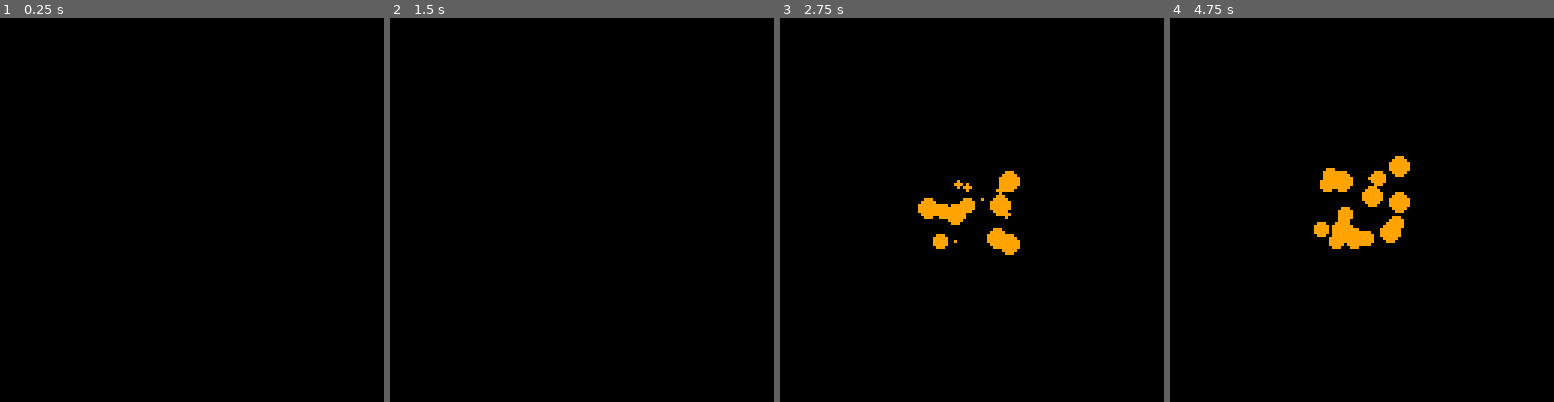
Above: before the commit, frames 1-4 (left to right).
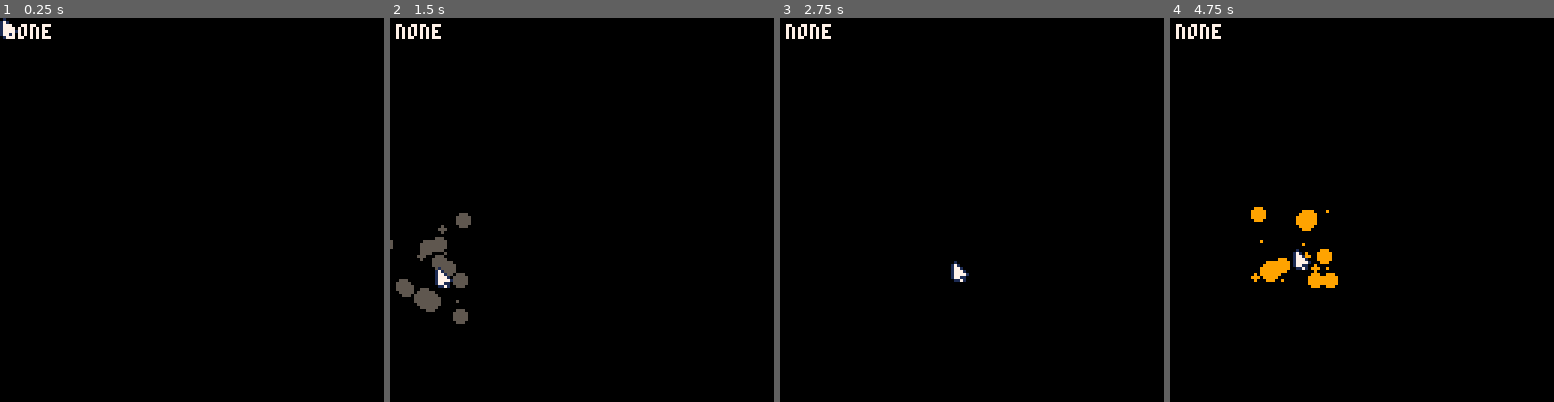
Above: after the commit, the same moments.

Repository: 4brn/Customs
Game: PICO-8 cartridge src/game.p8
Two runs of this game, one before a commit and one after it. Both use one fixed random seed, a clock stepped at 60 frames per second and the inputs below.
Inputs (mouse positions are in pixels of both pictures, inside the frame that each line leads up to):
- Up to frame 1 (0.25 s): no input
- Up to frame 2 (1.5 s): click (670, 121) at 0.67 s; tap O (Z key) at 0.7 s; click (436, 267) at 1.22 s
- Up to frame 3 (2.75 s): tap O (Z key) at 1.7, 2.1, 2.5 s; click (887, 114) at 1.77 s; click (952, 259) at 2.32 s
- Up to frame 4 (4.75 s): click (1404, 106) at 2.87 s; tap O (Z key) every 0.4 s from 2.9 to 4.5 s; click (1465, 256) at 3.42 s; click (1231, 102) at 3.97 s; click (1292, 248) at 4.52 s

The runs differ from the first frame. In frame 1, 0.4% of the frame differs, in the area x 0-14%, y 0-6%; in frame 2, 1.8%; in frame 3, 2.2%; in frame 4, 4.0%, in the area x 1-63%, y 1-71%.

Commit message:
Add mouse inputs

Diff:
--- a/src/game.p8
+++ b/src/game.p8
@@ -2,6 +2,7 @@
 version 43
 __lua__
 #include main.lua
+#include mouse.lua
 #include explosion.lua
 
 -- enable m and kb input
@@ -16,6 +17,8 @@
 
 
 
+__map__
+0000000000000000000000040000000000000000000000000000000000000000000000000000000000000000000000000000000000000000000000000000000000000000000000000000000000000000000000000000000000000000000000000000000000000000000000000000000000000000000000000000000000000000
 
 
 
--- a/src/main.lua
+++ b/src/main.lua
@@ -1,14 +1,26 @@
 function _init()
+    init_mouse()
     init_explosion()
 end
 
 function _update60()
-    if btnp(4) then add_explosion(64,64) end
-
+    update_mouse()
     update_explosion()
 end
 
 function _draw()
     cls()
     draw_explosion()
+    draw_mouse()
+
+    cursor(2,2,7)
+    if mouse.state == 0 then
+        print("none")
+    elseif mouse.state == 1  then
+        print("left")
+    elseif mouse.state == 2  then
+        print("right")
+    elseif mouse.state == 4  then
+        print("middle")
+    end
 end
--- /dev/null
+++ b/src/mouse.lua
@@ -0,0 +1,41 @@
+function init_mouse()
+    mouse = {}
+    mouse.x = 64
+    mouse.y = 64
+    mouse.state = 1
+    mouse.delay = 0
+
+    mouse.sprites = {1, 2} -- 1 => normal, 2 => drag
+    mouse.mode = 1
+end
+
+function mouse_click(button)
+    local buttons = {left = 1, right = 2, middle = 4}
+    if mouse.state == buttons[button] then return true end
+
+    return false
+end
+
+function update_mouse()
+    mouse.x = stat(32)
+    mouse.y = stat(33)
+
+    -- stat(34) => 0 (none)
+    -- stat(34) => 1 (left click)
+    -- stat(34) => 2 (right click)
+    -- stat(34) => 4 (mouse wheel click)
+    mouse.state = stat(34)
+
+    if mouse_click("left") and mouse.delay <= 0 then
+        add_explosion(mouse.x, mouse.y)
+        mouse.delay = 1
+    else
+        mouse.delay = mouse.delay - 0.2
+    end
+
+    mouse.mode = mouse.state == 2 and 2 or 1
+end
+
+function draw_mouse()
+    spr(mouse.sprites[mouse.mode], mouse.x, mouse.y)
+end
Not shown, changed: 19 lines of the sprite sheet (__gfx__) section of src/game.p8
